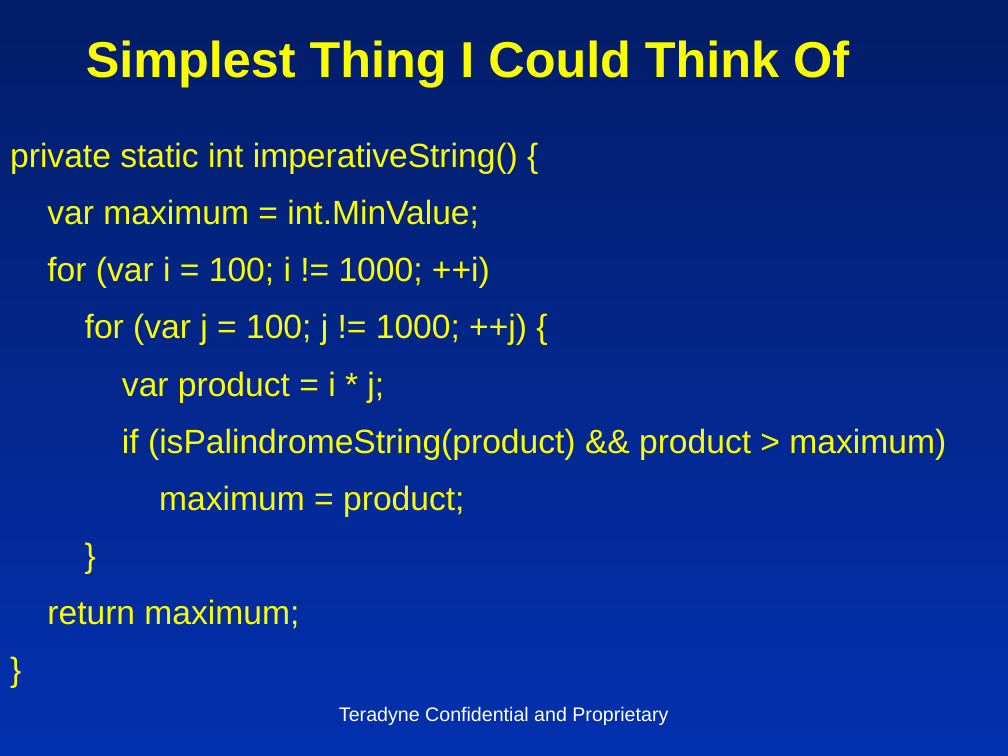
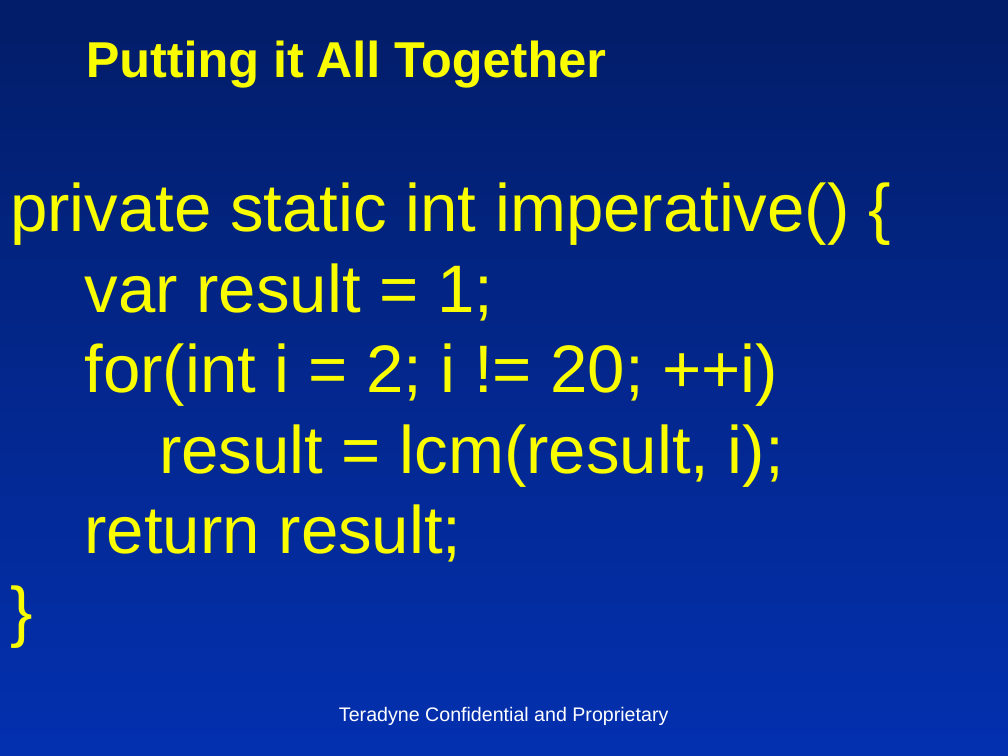
Before and after one commit to insideoutclub/Euler, a slide deck: slide 7 of FiveEasyPieces5.pptx (slide 5 before the commit). Drawn at 1008x756 pixels with LibreOffice and Linux fonts; fonts in the diff are those of the drawing. Boxes give left, top, right and bottom in pixels: in the first picture for what was removed or moved away, otherwise in the second. Text is boxed around its words. In the diff, an @@ line names an element or a change of style, - is before the commit and + after.

```diff
--- a/FiveEasyPieces5.pptx
+++ b/FiveEasyPieces5.pptx
@@ title at [86,40,606,87]: text changed @@
-Simplest Thing I Could Think Of
+Putting it All Together
@@ text "private static int imperative() {" at [10,182,850,562]: size 24 to 48 pt in "}"; line spacing 1.25 to 1; less space between paragraphs @@
@@ text at [10,182,850,562]: text changed; size 24 to 48 pt @@
-private static int imperativeString() {
-var maximum = int.MinValue;
-for (var i = 100; i != 1000; ++i)
-for (var j = 100; j != 1000; ++j) {
-var product = i * j;
-if (isPalindromeString(product) && product > maximum)
-maximum = product;
+private static int imperative() {
+var result = 1;
+for(int i = 2; i != 20; ++i)
+result = lcm(result, i);
+return result;
@@ text at [47,599,299,629]: paragraphs removed @@
-return maximum;
-}
```
Also in this commit, not shown: 6 other slides changed, 1 slide added, 6 slides removed, 4 other files.
